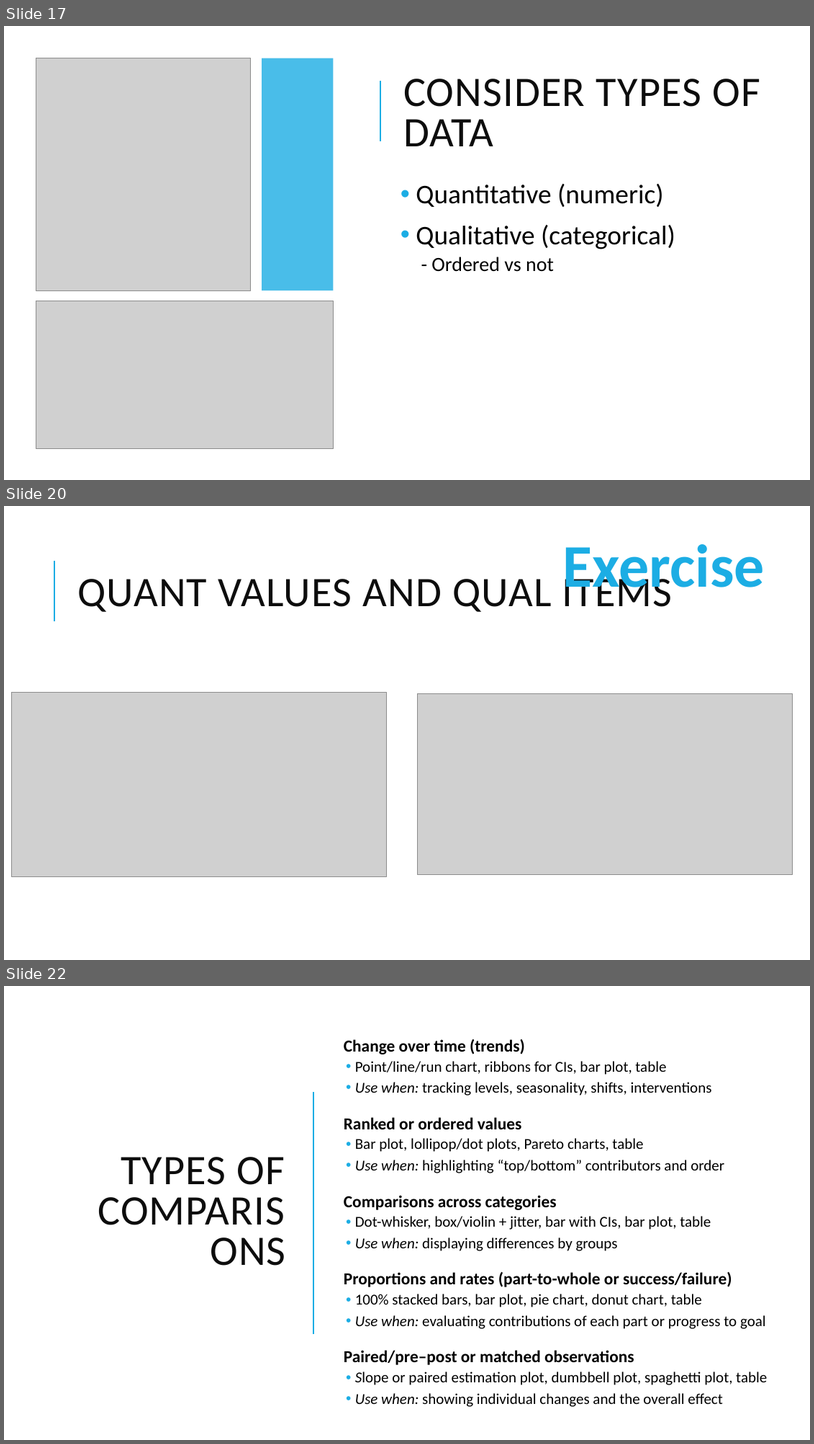
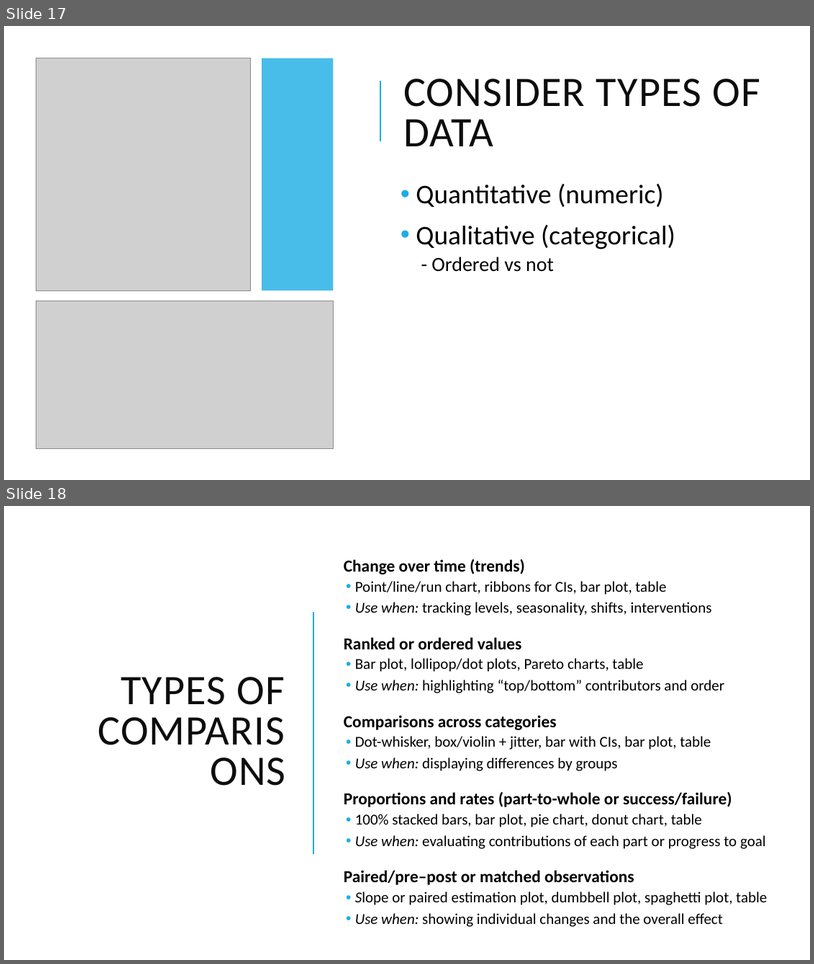
Before and after one commit to pcmathias/dlmp-data-analysis-with-r, a slide deck: presentations/04 - Visualization Principles.pptx. Shown one above the other, each under a label of ours: slides 17, 20 and 22 before the commit, slides 17 and 18 after it; the slides between them are not shown. The pictures are 814x1444 and 814x964 pixels, drawn with LibreOffice and Linux fonts; fonts in the diff are those of the drawing; grey boxes stand for pictures. Boxes give left, top, right and bottom in pixels: in the first picture for what was removed or moved away, otherwise in the second. Text is boxed around its words. In the diff, an @@ line names an element or a change of style, - is before the commit and + after.

```diff
--- a/presentations/04 - Visualization Principles.pptx
+++ b/presentations/04 - Visualization Principles.pptx
@@ slide 20 removed at (x1=4, y1=506, x2=810, y2=960), background #FFFFFF @@
@@ text removed at (x1=563, y1=544, x2=765, y2=600) @@
-Exercise
@@ line removed from (54, 621) to (54, 561) @@
@@ title removed at (x1=77, y1=572, x2=673, y2=612) @@
-QUANT VALUES AND QUAL ITEMS
@@ picture removed at (x1=11, y1=692, x2=386, y2=876) @@
@@ picture removed at (x1=418, y1=694, x2=793, y2=875) @@
@@ what was slide 22 is now slide 18 @@
```
Also in this commit, not shown: 2 slides changed, 6 other slides removed.
